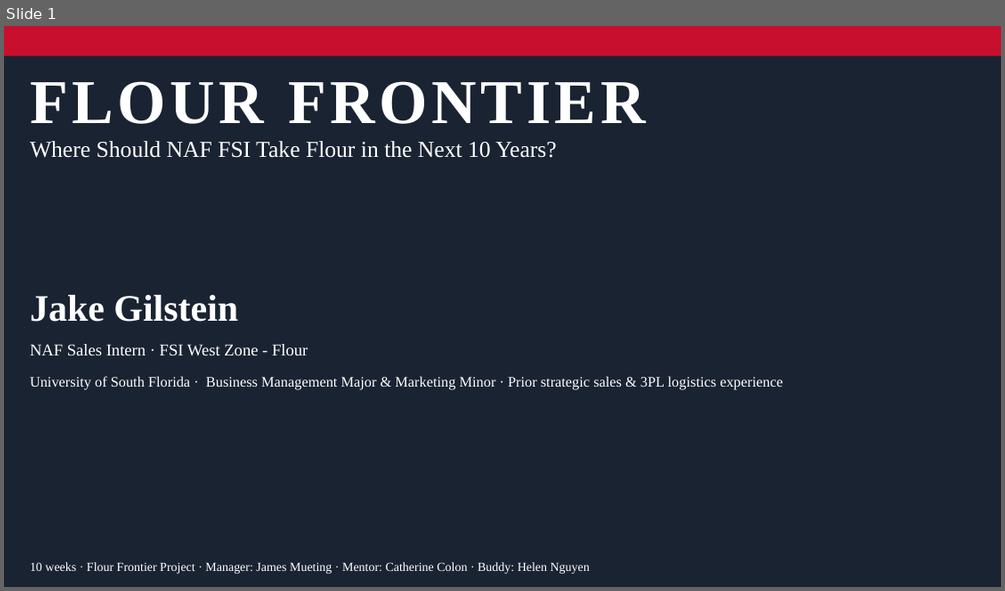
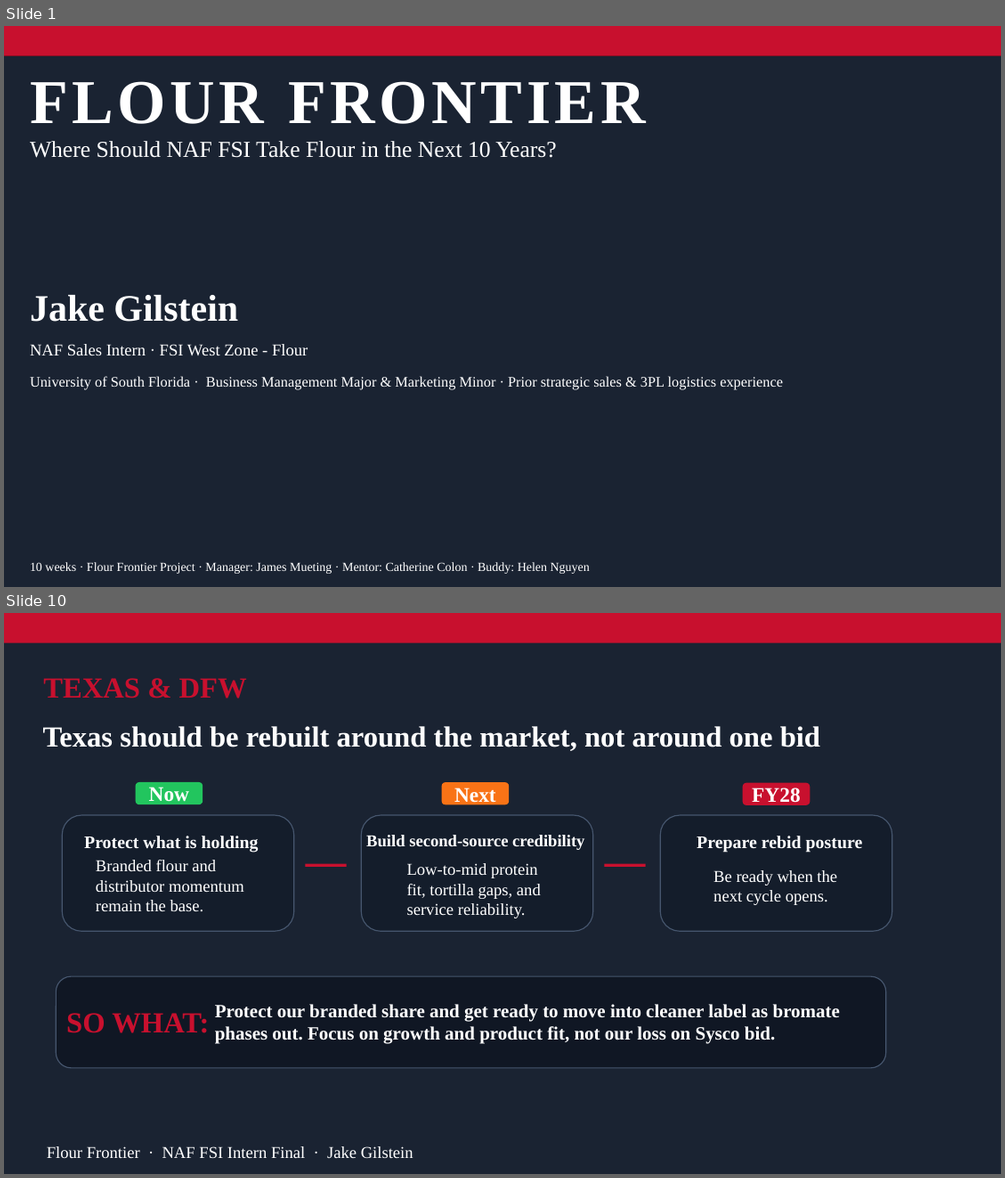
Before and after one commit to jgilstein/flour-frontier, a slide deck: Flour_Frontier_Final_Presentation.pptx. Shown one above the other, each under a label of ours: slide 1 before the commit, slides 1 and 10 after it; the slides between them are not shown. The pictures are 1005x591 and 1005x1178 pixels, drawn with LibreOffice and Linux fonts; fonts in the diff are those of the drawing. Boxes give left, top, right and bottom in pixels: in the first picture for what was removed or moved away, otherwise in the second. Text is boxed around its words. In the diff, an @@ line names an element or a change of style, - is before the commit and + after.

```diff
--- a/Flour_Frontier_Final_Presentation.pptx
+++ b/Flour_Frontier_Final_Presentation.pptx
@@ slide 10 added at (4,613,1001,1174), background gradient #FF3712 to #6A0600; not listed: 5 template elements that a slide beside it also shows @@
@@ rectangle added at (4,613,1001,1174), fill #1A2332 @@
@@ rectangle added at (4,613,1001,643), fill #C8102E @@
@@ text added at (43,678,247,698), 28 pt, text #C8102E, bold @@
+TEXAS & DFW
@@ text added at (43,726,820,751), 28 pt, text #FFFFFF, bold @@
+Texas should be rebuilt around the market, not around one bid
@@ rounded rectangle added at (136,782,202,804), fill #22C55E, 20 pt, text #FFFFFF, bold @@
+Now
@@ rounded rectangle added at (442,782,509,804), fill #F97316, 20 pt, text #FFFFFF, bold @@
+Next
@@ rounded rectangle added at (743,783,810,805), fill #C8102E, 20 pt, text #FFFFFF, bold @@
+FY28
@@ rounded rectangle added at (63,815,294,931), fill #141D2B, outline #46566E 1 pt @@
@@ rounded rectangle added at (362,815,593,931), fill #141D2B, outline #46566E 1 pt @@
@@ rounded rectangle added at (661,815,892,931), fill #141D2B, outline #46566E 1 pt @@
@@ text added at (84,835,259,852), 17 pt, text #FFFFFF, bold @@
+Protect what is holding
@@ text added at (366,835,584,850), 16 pt, text #FFFFFF, bold @@
+Build second-source credibility
@@ text added at (696,835,863,852), 17 pt, text #FFFFFF, bold @@
+Prepare rebid posture
@@ text added at (96,860,244,911), 16 pt, text #FFFFFF @@
+Branded flour and distributor momentum remain the base.
@@ rectangle added at (306,863,347,867), fill #C8102E @@
@@ text added at (407,863,541,918), 16 pt, text #FFFFFF @@
+Low-to-mid protein fit, tortilla gaps, and service reliability.
@@ rectangle added at (605,863,646,867), fill #C8102E @@
@@ text added at (713,870,837,905), 16 pt, text #FFFFFF @@
+Be ready when the next cycle opens.
@@ rounded rectangle added at (56,976,886,1068), fill #101724, outline #46566E 1 pt @@
@@ text added at (66,1013,209,1033), 28 pt, text #C8102E, bold @@
+SO WHAT:
@@ text added at (215,1004,840,1044), 18 pt, text #FFFFFF, bold @@
+Protect our branded share and get ready to move into cleaner label as bromate phases out. Focus on growth and product fit, not our loss on Sysco bid.
@@ text added at (47,1146,413,1158), 16 pt, text #FFFFFF @@
+Flour Frontier · NAF FSI Intern Final · Jake Gilstein
```
Also in this commit, not shown: 12 other slides added, 4 slides removed, 3 other files.
